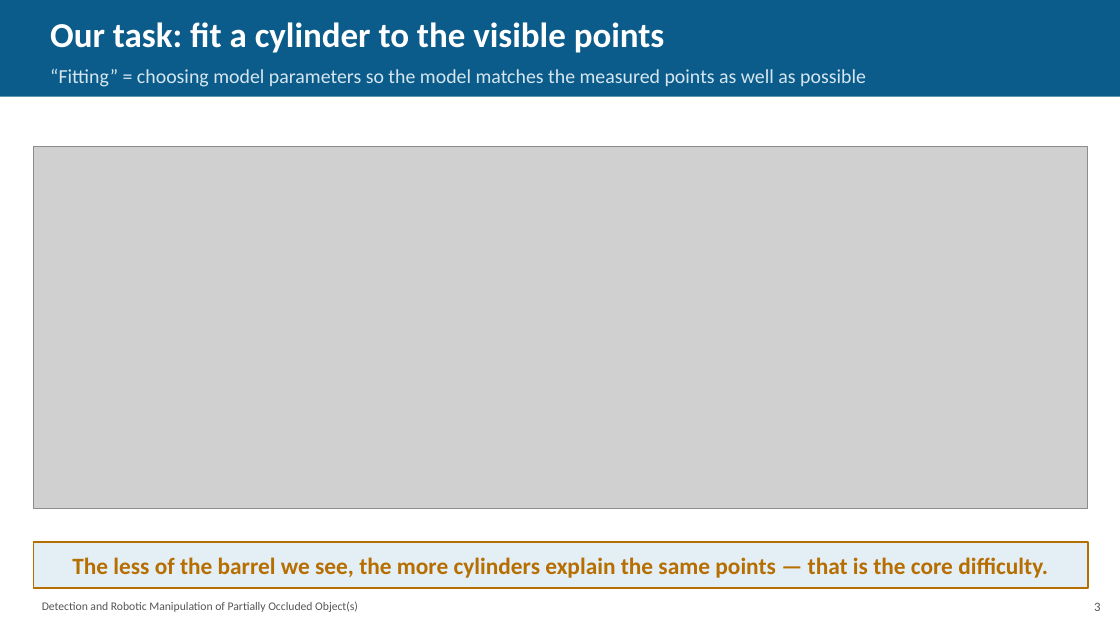
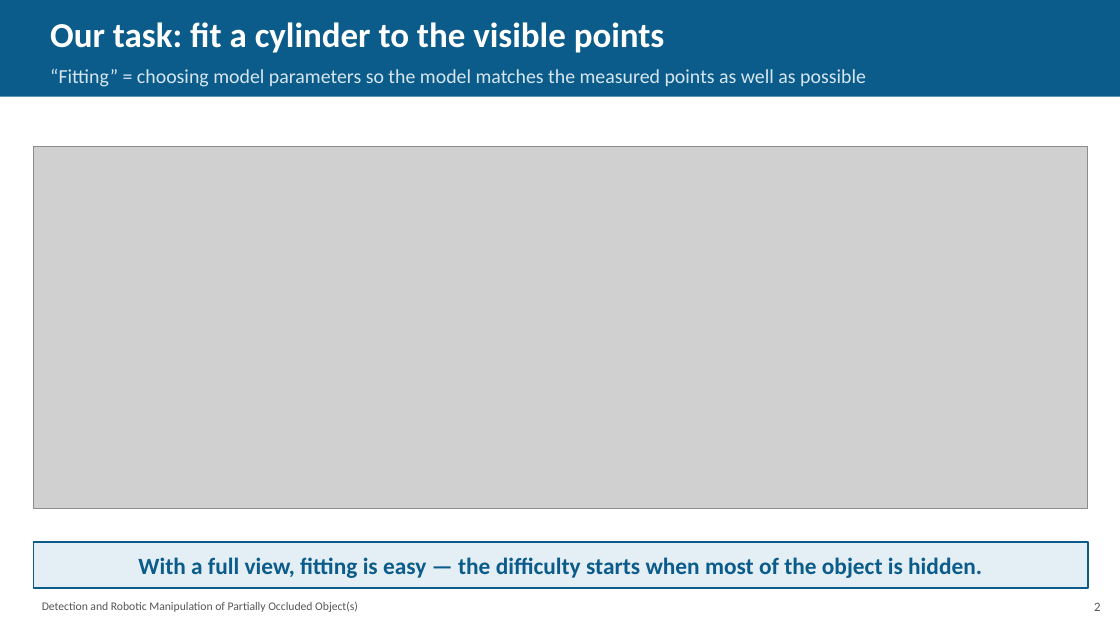
Before and after one commit to coder-1011/barrel-detection, a slide deck: slide 3 of researchwrite/evaluation_presentation.pptx (slide 4 before the commit). Drawn at 1120x630 pixels with LibreOffice and Linux fonts; fonts in the diff are those of the drawing; grey boxes stand for pictures. Boxes give left, top, right and bottom in pixels: in the first picture for what was removed or moved away, otherwise in the second. Text is boxed around its words. In the diff, an @@ line names an element or a change of style, - is before the commit and + after.

Commit message:
Eval deck v3: fix slide flow (fitting before pile, test-data slide before methods), de-duplicate intro, lean pipeline chart, merge synth setup into results

```diff
--- a/researchwrite/evaluation_presentation.pptx
+++ b/researchwrite/evaluation_presentation.pptx
@@ rectangle "With a full view, fitting ..." at [34,542,1088,588]: outline #B76E00 1.5 pt to #0B5C8A 1.5 pt @@
@@ text in rectangle at [138,557,982,578]: text changed; text colour #B76E00 to #0B5C8A @@
-The less of the barrel we see, the more cylinders explain the same points — that is the core difficulty.
+With a full view, fitting is easy — the difficulty starts when most of the object is hidden.
```
Also in this commit, not shown: 9 other slides changed, 1 slide added, 1 slide removed, 6 other files.
